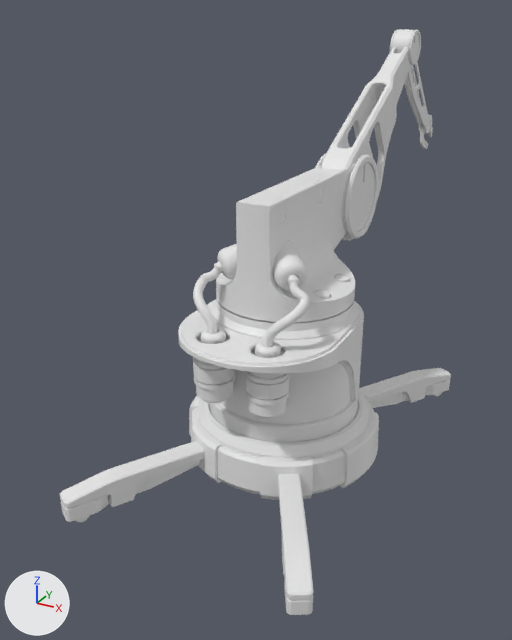
A saved change to the Blender file Hard Surface Modeling/scify_machine.blend.
Before and after are seen from a 50 mm lens placed at (19.6, -39.7, 28.3), pointed at (-3.9, 3.1, 6.9). The lights are fixed; the arrows at lower left show +X, +Y and +Z.
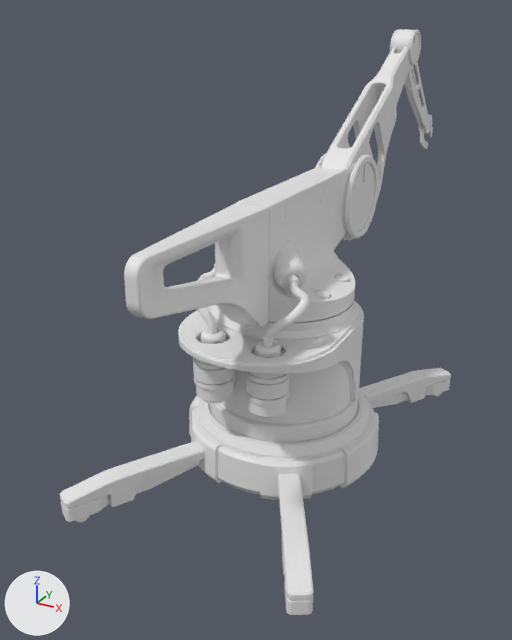
Where the change shows, as pixel boxes [x1, y1, x2, y2] in the pictures (512 x 640 px):
'Cylinder.029', added
    after: [124, 202, 269, 327]

What changed in the scene script:
```text
Add me_cylinder_030:
    me_cylinder_030.from_pydata(...)  # 3358 vertices, 3238 faces; spans x -0.24..0.24, y -3.49..-0.98, z -0.69..0.9
    me_cylinder_030.polygons.foreach_set('use_smooth', [True] * 3238)
Add ob_cylinder_029:
    ob_cylinder_029 = bpy.data.objects.new('Cylinder.029', me_cylinder_030)
    ob_cylinder_029.location = (0.0, 0.0, 13.85)
    ob_cylinder_029.scale = (4.55, 4.55, 4.55)
    _m = ob_cylinder_029.modifiers.new('Bevel', 'BEVEL')
    _m.width = 0.008
    _m.width_pct = 0.008
    _m.segments = 3
    _m.angle_limit = 0.354
    _m.miter_outer = 'MITER_ARC'
    _m.spread = 0.005
    _m = ob_cylinder_029.modifiers.new('WeightedNormal', 'WEIGHTED_NORMAL')
```
